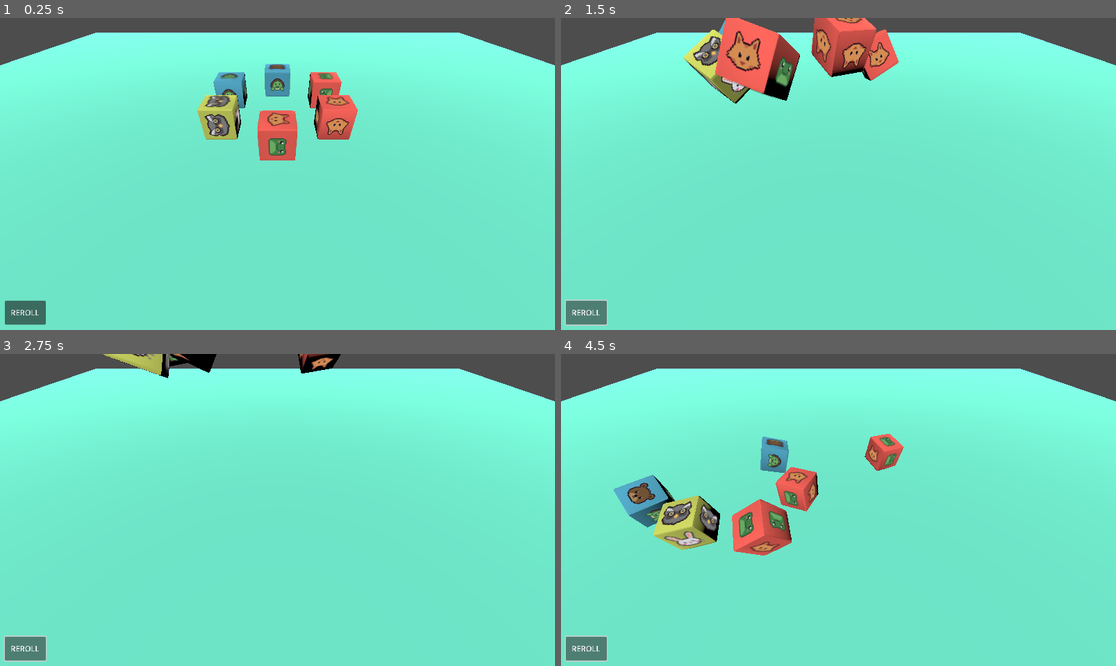
Above: before the commit, frames 1-4 (two rows, left to right).
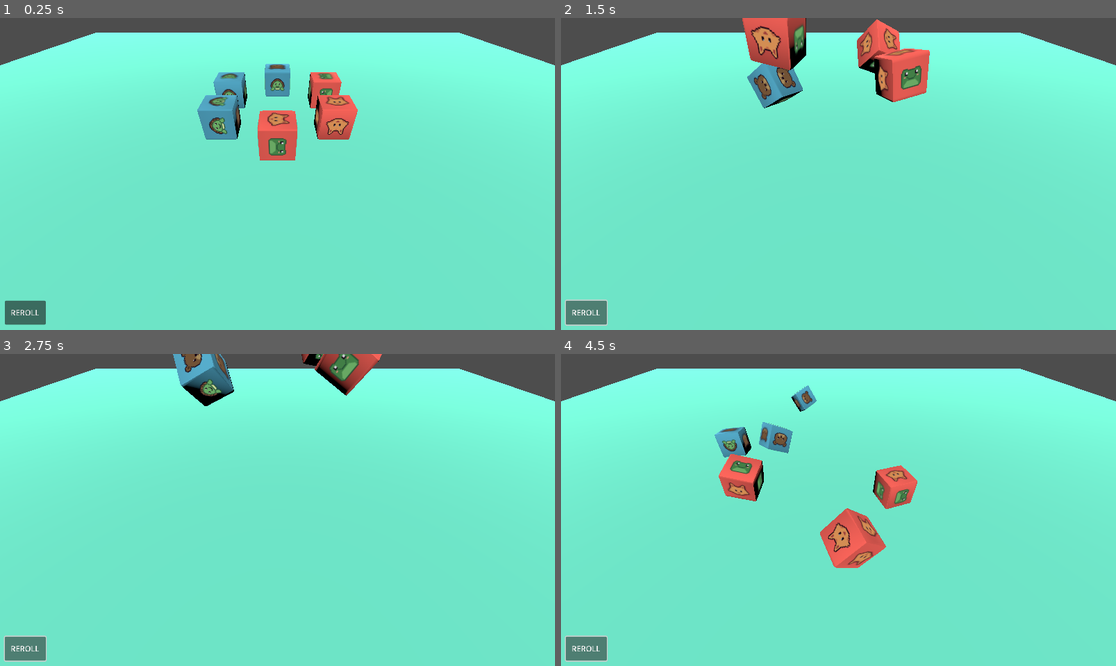
Above: after the commit, the same moments.

Repository: nsoilis/animal-dice
Game: Godot game, scene res://scenes/Main.tscn
Same seed, same stepped clock (60 frames per second), same inputs: the game is played once before the commit and once after it.
Inputs:
- Up to frame 1 (0.25 s): no input
- Up to frame 2 (1.5 s): click "REROLL" at 0.5 s; click "REROLL" at 1.25 s
- Up to frame 3 (2.75 s): click "REROLL" at 2 s
- Up to frame 4 (4.5 s): no input

The runs differ from the first frame. In frame 1, 0.9% of the frame differs, in the area x 35-44%, y 24-39%; in frame 2, 8.1%; in frame 3, 2.9%; in frame 4, 10%, in the area x 9-65%, y 10-69%.

Commit message:
Improved die roll and added sliding

Diff:
--- a/new-game-project/main.gd
+++ b/new-game-project/main.gd
@@ -13,8 +13,8 @@
 
 # === Dice Roll Counts ===
 @export var offense_count: int = 3
-@export var defense_count: int = 2
-@export var special_count: int = 1
+@export var defense_count: int = 3
+@export var special_count: int = 0
 
 # === Die Face Visuals ===
 @export var face_textures: Array[Texture2D] = []
@@ -135,12 +135,15 @@
 func _layout_dice() -> void:
 	for i in range(dice.size()):
 		var die = dice[i]
-
-		# put it to sleep so physics won’t move it
+		# freeze physics so it stays put
 		die.sleeping = true
 
-		# snap into the editor-placed slot
-		var slot_pos = dice_slots[i].global_transform.origin
-		var t = die.global_transform
-		t.origin = slot_pos
-		die.global_transform = t
+		# compute the slot in local coords
+		var world_slot = dice_slots[i].global_transform.origin
+		var local_slot = $DiceContainer.to_local(world_slot)
+
+		# tween from current to target over 0.5s
+		var tw = create_tween()
+		tw.tween_property(die, "position", local_slot, 0.5)\
+		  .set_trans(Tween.TRANS_SINE)\
+		  .set_ease(Tween.EASE_IN_OUT)
--- a/new-game-project/scenes/Main.tscn
+++ b/new-game-project/scenes/Main.tscn
@@ -43,22 +43,22 @@
 [node name="DiceSlots" type="Node3D" parent="."]
 
 [node name="DiceSlot1" type="Node3D" parent="DiceSlots"]
-transform = Transform3D(1, 0, 0, 0, 1, 0, 0, 0, 1, -2, 0.5, 0.967461)
+transform = Transform3D(1, 0, 0, 0, 1, 0, 0, 0, 1, -2, 0.54, 0.967461)
 
 [node name="DiceSlot2" type="Node3D" parent="DiceSlots"]
-transform = Transform3D(1, 0, 0, 0, 1, 0, 0, 0, 1, 0, 0.5, 0.967461)
+transform = Transform3D(1, 0, 0, 0, 1, 0, 0, 0, 1, 0, 0.54, 0.967461)
 
 [node name="DiceSlot3" type="Node3D" parent="DiceSlots"]
-transform = Transform3D(1, 0, 0, 0, 1, 0, 0, 0, 1, 2, 0.5, 0.967461)
+transform = Transform3D(1, 0, 0, 0, 1, 0, 0, 0, 1, 2, 0.54, 0.967461)
 
 [node name="DiceSlot4" type="Node3D" parent="DiceSlots"]
-transform = Transform3D(1, 0, 0, 0, 1, 0, 0, 0, 1, -3, 0.5, 2.96746)
+transform = Transform3D(1, 0, 0, 0, 1, 0, 0, 0, 1, -3, 0.54, 2.96746)
 
 [node name="DiceSlot5" type="Node3D" parent="DiceSlots"]
-transform = Transform3D(1, 0, 0, 0, 1, 0, 0, 0, 1, -1, 0.5, 2.96746)
+transform = Transform3D(1, 0, 0, 0, 1, 0, 0, 0, 1, -1, 0.54, 2.96746)
 
 [node name="DiceSlot6" type="Node3D" parent="DiceSlots"]
-transform = Transform3D(1, 0, 0, 0, 1, 0, 0, 0, 1, 1, 0.5, 2.96746)
+transform = Transform3D(1, 0, 0, 0, 1, 0, 0, 0, 1, 1, 0.54, 2.96746)
 
 [node name="CanvasLayer" type="CanvasLayer" parent="."]
 
--- a/new-game-project/scenes/die.gd
+++ b/new-game-project/scenes/die.gd
@@ -5,6 +5,12 @@
 # === Exported Data ===
 @export var face_textures: Array[Texture2D] = []
 @export var creature_scenes: Array[PackedScene] = []
+
+@export var min_bounce:    float = 12.0    # how high it jumps at minimum
+@export var max_bounce:    float = 18.0    # how high it jumps at maximum
+@export var max_impulse:   float = 5.0     # horizontal impulse range
+@export var min_forward:   float = 2.0     # guarantee at least this much Z
+@export var spin_strength: float = 8.0    # torque range on X/Z axes
 
 # === Internal State ===
 var has_settled := false
@@ -32,12 +38,19 @@
 
 func roll() -> void:
 	has_settled = false
-	sleeping = false
+	sleeping     = false
 
-	# Apply random impulse and torque to tumble the die
-	apply_impulse(Vector3.ZERO, Vector3(randf() * 10 - 5, randf() * 10 + 10, randf() * 10 - 5))
-	apply_torque_impulse(Vector3(randf() * 5, randf() * 5, randf() * 5))
+	var ix = randf() * (2 * max_impulse) - max_impulse
+	var iy = randf() * (max_bounce - min_bounce) + min_bounce
+	var iz = randf() * (2 * max_impulse) - max_impulse
+	if abs(iz) < min_forward:
+		iz = min_forward * (-1 if iz < 0 else 1)
 
+	apply_impulse(Vector3.ZERO, Vector3(ix, iy, iz))
+
+	var tx = randf() * (2 * spin_strength) - spin_strength
+	var tz = randf() * (2 * spin_strength) - spin_strength
+	apply_torque_impulse(Vector3(tx, 0, tz))
 
 func _on_sleeping_state_changed() -> void:
 	if sleeping and not has_settled:
